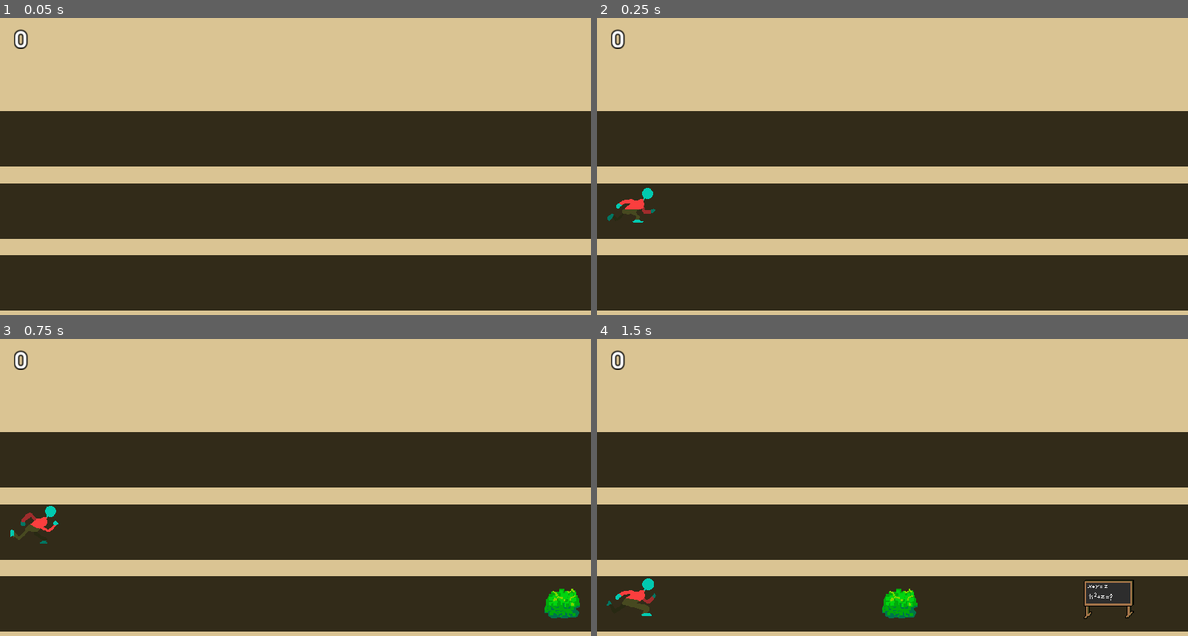
Above: before the commit, frames 1-4 (two rows, left to right).
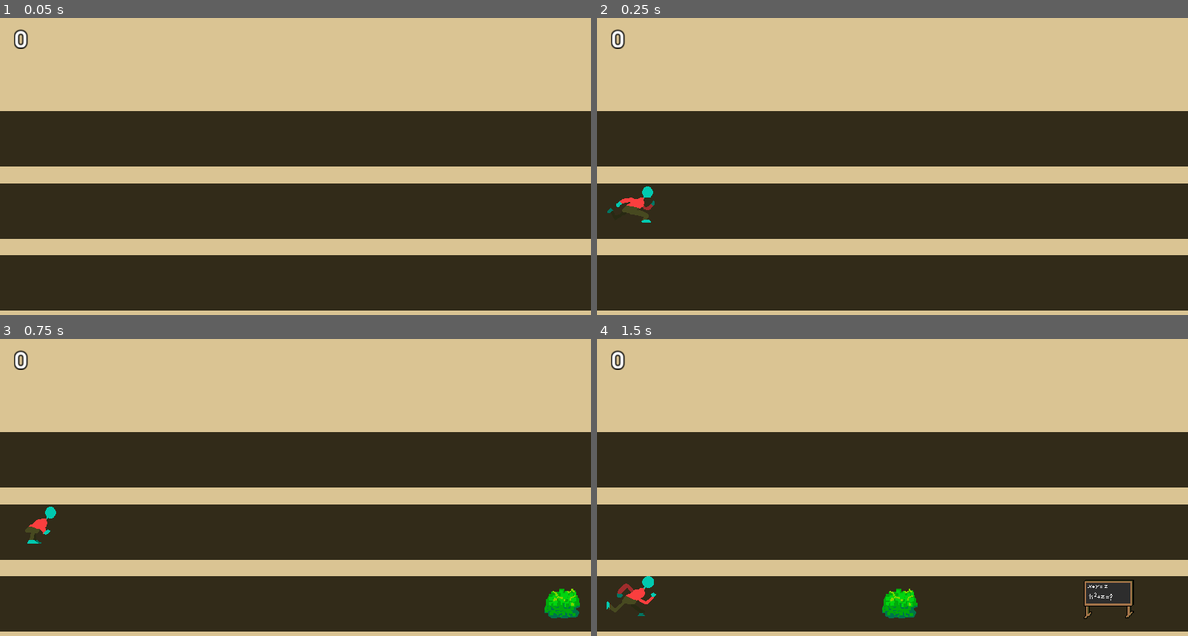
Above: after the commit, the same moments.

Repository: ayylol/ProjectTransitions
Game: Godot game, scene res://quiz_game/runner.tscn
The game is run twice, just before and just after one commit, with the same random seed, the same clock (stepped at 60 frames per second) and the same inputs. This scene is started directly instead of the project's main scene.
Inputs:
- Up to frame 1 (0.05 s): no input
- Up to frame 2 (0.25 s): no input
- Up to frame 3 (0.75 s): tap Enter (ui_accept) at 0.5 s; hold D (right) from 0.53 s (still down)
- Up to frame 4 (1.5 s): tap Enter (ui_accept) at 0.77 s; release D (right) at 1.28 s; hold S (down) from 1.28 s (still down)

Frame 1 is identical in both runs. In frame 2, 0.2% of the frame differs, in the area x 1-10%, y 56-69%; in frame 3, 0.2%; in frame 4, 0.3%, in the area x 1-10%, y 79-94%.

Commit message:
updated module0 content

Diff:
--- a/content/module0_content.json
+++ b/content/module0_content.json
@@ -174,7 +174,7 @@
 	},
 	"intro 5-05": {
 		"emotion": "glad",
-		"text": "Their called wish stars and are local to this university, and they do some stuff when you get a hold of a couple! Try and get as many as you can",
+		"text": "They're called wish stars, and they do some stuff when you get a hold of a couple! Try and get as many as you can",
 		"audio": "intro_5-05",
 		"choices": [
 			{
@@ -3977,7 +3977,7 @@
 
 	"Fac 6-1": {
 		"emotion": "happy",
-		"text": "Including strategies specifically for people with ADHD and Learning Disabilities",
+		"text": "Including strategies specifically for people with ADHD and Learning Difficulties",
 		"audio": "Fac_6-1",
 		"choices": [
 			{
--- a/quiz_game/runner.tscn
+++ b/quiz_game/runner.tscn
@@ -134,7 +134,7 @@
 scale = Vector2( 1.1625, 1.14062 )
 frames = SubResource( 15 )
 animation = "run1"
-frame = 3
+frame = 2
 speed_scale = 2.4
 playing = true
 
